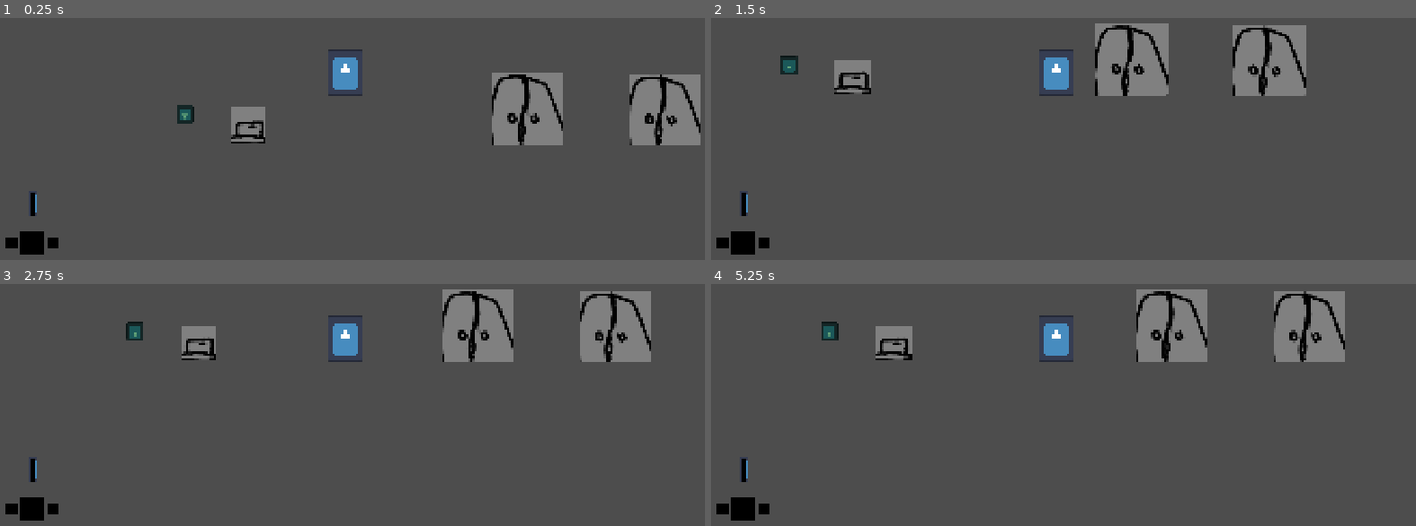
Above: before the commit, frames 1-4 (two rows, left to right).
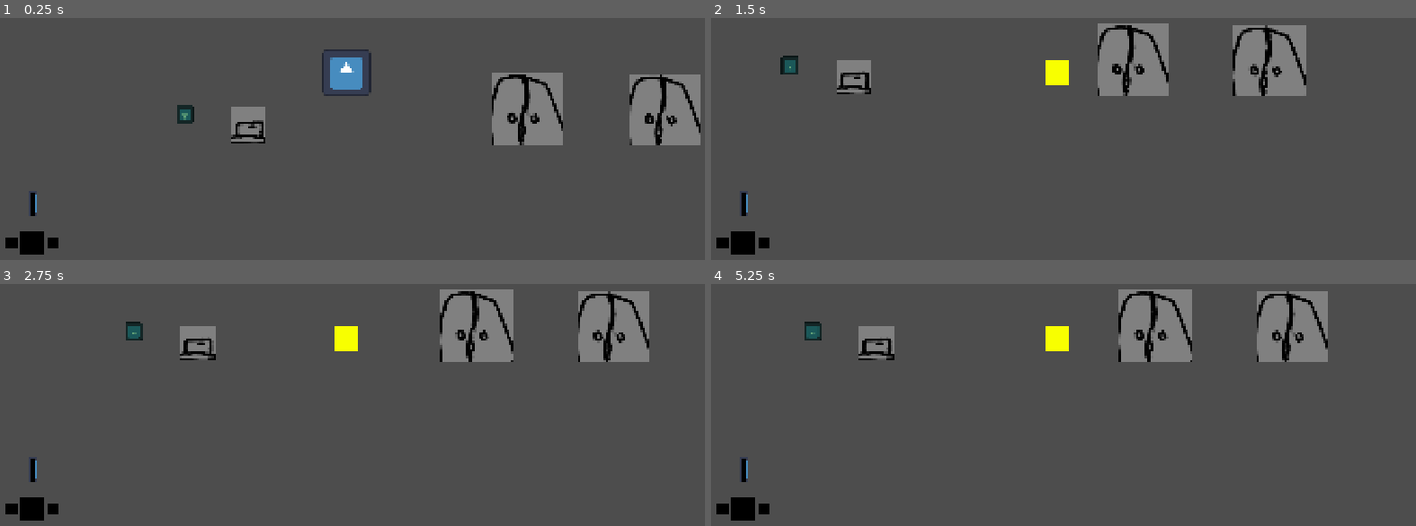
Above: after the commit, the same moments.

Repository: YhagoTomasini/Exlabers_Felpojam_026
Game: Godot game, scene res://Cenas/sala_de_testes.tscn
Two runs of this game, one before a commit and one after it. Both use one fixed random seed, a clock stepped at 60 frames per second and the inputs below. The engine's default icon, where the game draws it, is replaced by a stand-in: a white triangle on a blue panel in a dark square.
Inputs (mouse positions are in pixels of both pictures, inside the frame that each line leads up to):
- Up to frame 1 (0.25 s): no input
- Up to frame 2 (1.5 s): move the mouse to (1211, 51) at 0.52 s; hold Right (ui_right) from 0.53 s (still down); click (1211, 51) at 0.6 s; tap Up (ui_up) at 0.77 s; move the mouse to (915, 93) at 1.27 s; right-click (915, 93) at 1.35 s
- Up to frame 3 (2.75 s): tap Up (ui_up) at 1.52 s; move the mouse to (outside the picture) at 2.02 s; release Right (ui_right) at 2.03 s; hold Left (ui_left) from 2.03 s (still down); click (outside the picture) at 2.1 s
- Up to frame 4 (5.25 s): move the mouse to (1021, 419) at 2.77 s; release Left (ui_left) at 2.78 s; hold Right (ui_right) 2.78-4.28 s; right-click (1021, 419) at 2.85 s; tap Up (ui_up) at 3.02, 3.77, 4.52 s; move the mouse to (1275, 400) at 3.52 s; click (1275, 400) at 3.6 s; move the mouse to (outside the picture) at 4.27 s; hold Left (ui_left) 4.28-5.03 s; right-click (outside the picture) at 4.35 s; move the mouse to (1091, 339) at 5.02 s; hold Right (ui_right) from 5.03 s (still down); click (1091, 339) at 5.1 s

The runs differ from the first frame. In frame 1, 0.3% of the frame differs, in the area x 45-53%, y 12-33%; in frame 2, 1.4%; in frame 3, 1.9%; in frame 4, 6.3%, in the area x 13-90%, y 2-33%.

Commit message:
Efeito de morteV1

Diff:
--- a/felpojams-dos-exlabers/Codigos/personagem_principal.gd
+++ b/felpojams-dos-exlabers/Codigos/personagem_principal.gd
@@ -3,6 +3,9 @@
 
 const SPEED = 300.0
 const MAGENTA_FORCE = -400.0
+
+@onready var anim: AnimatedSprite2D = $anim
+@onready var particulas_morte: CPUParticles2D = $particulas_morte
 
 
 #temos uma booleana para verificação se esta na marca ciano,
@@ -12,7 +15,8 @@
 var noCianoI : int
 var knockback_vector := Vector2.ZERO
 var knockback_power := 20
-
+var direction
+var is_dead : bool = false
 #variaveis do pulo
 const AIR_FRICTION := 0.7
 var is_jumping := false
@@ -65,13 +69,15 @@
 
 	# Get the input direction and handle the movement/deceleration.
 	# As good practice, you should replace UI actions with custom gameplay actions.
-	var direction := Input.get_axis("ui_left", "ui_right")
+	direction = Input.get_axis("ui_left", "ui_right")
 	if direction:
-		velocity.x = direction * SPEED
+		velocity.x = lerp(velocity.x, direction * SPEED, AIR_FRICTION)
+		anim.scale.x = direction
 	else:
 		velocity.x = move_toward(velocity.x, 0, SPEED)
 	if knockback_vector != Vector2.ZERO:
 		velocity = knockback_vector
+	_set_state()
 	move_and_slide()
 
 func _on_area_2d_personagem_area_entered(area: Area2D) -> void:
@@ -95,10 +101,11 @@
 		noCianoB = true
 
 	elif area.name == "Area2DMagenta":
+		velocity.y = MAGENTA_FORCE*1.7
 		#var knockback = Vector2((global_position.x - area.global_position.x) * knockback_power, -200)
 		#empurra(knockback)
 		#Só comentar e descomentar se quiser voltar o knocback
-		velocity.y = MAGENTA_FORCE*1.7
+
 
 func _on_area_2d_personagem_area_shape_exited(area_rid: RID, area: Area2D, area_shape_index: int, local_shape_index: int) -> void:
 	if area != null:
@@ -113,8 +120,20 @@
 		#var knockback_tween := get_tree().create_tween()
 		#knockback_tween.parallel().tween_property(self, "knockback_vector", Vector2.ZERO, duration)
 
+func _set_state():
+	var state = "Idle"
+	if is_jumping:
+		state = "Jump"
+	elif direction != 0:
+		state = "Run"
+	if anim.name != state:
+		anim.play(state)
 
 func player_morreu():
+	anim.visible = false
+	set_physics_process(false)
+	particulas_morte.emitting = true
+	await get_tree().create_timer(1).timeout
 	Globals.refil_de_tinta()
 	get_tree().call_deferred("reload_current_scene")
 
--- a/felpojams-dos-exlabers/Codigos/tiro.gd
+++ b/felpojams-dos-exlabers/Codigos/tiro.gd
@@ -20,4 +20,5 @@
 func _on_player_detector_body_entered(body: Node2D) -> void:
 	if body.is_in_group("Player"):
 		queue_free()
+		print("Ir no tiro e habilitar a morte")
 		#body.player_morreu()
--- a/felpojams-dos-exlabers/Prefabs/personagem_principal.tscn
+++ b/felpojams-dos-exlabers/Prefabs/personagem_principal.tscn
@@ -1,7 +1,71 @@
-[gd_scene load_steps=5 format=3 uid="uid://crihralf2ygsv"]
+[gd_scene load_steps=14 format=3 uid="uid://crihralf2ygsv"]
 
 [ext_resource type="Script" uid="uid://ook85e8o0y3q" path="res://Codigos/personagem_principal.gd" id="1_liew2"]
 [ext_resource type="Texture2D" uid="uid://c131j4cd1l0pp" path="res://icon.svg" id="2_kbw71"]
+[ext_resource type="Texture2D" uid="uid://eogfkidclgro" path="res://Imagens/cianoUI.png" id="3_76unu"]
+[ext_resource type="Texture2D" uid="uid://djmfly7rd8ru6" path="res://Imagens/magentaUI.png" id="4_68mg3"]
+[ext_resource type="Texture2D" uid="uid://c1oysdaaphsq4" path="res://Imagens/amareloUI.png" id="5_2g78t"]
+[ext_resource type="Script" uid="uid://2pkvf7ljxvfb" path="res://Codigos/camera.gd" id="6_68mg3"]
+
+[sub_resource type="AtlasTexture" id="AtlasTexture_5tiqp"]
+atlas = ExtResource("3_76unu")
+region = Rect2(0, 0, 64, 64)
+
+[sub_resource type="AtlasTexture" id="AtlasTexture_76unu"]
+atlas = ExtResource("3_76unu")
+region = Rect2(0, 0, 64, 64)
+
+[sub_resource type="AtlasTexture" id="AtlasTexture_js6sr"]
+atlas = ExtResource("4_68mg3")
+region = Rect2(0, 0, 64, 64)
+
+[sub_resource type="AtlasTexture" id="AtlasTexture_y08vd"]
+atlas = ExtResource("5_2g78t")
+region = Rect2(0, 0, 64, 64)
+
+[sub_resource type="SpriteFrames" id="SpriteFrames_7kss6"]
+animations = [{
+"frames": [{
+"duration": 1.0,
+"texture": ExtResource("2_kbw71")
+}],
+"loop": true,
+"name": &"Idle",
+"speed": 5.0
+}, {
+"frames": [{
+"duration": 1.0,
+"texture": SubResource("AtlasTexture_5tiqp")
+}, {
+"duration": 1.0,
+"texture": SubResource("AtlasTexture_76unu")
+}],
+"loop": true,
+"name": &"Jump",
+"speed": 5.0
+}, {
+"frames": [{
+"duration": 1.0,
+"texture": SubResource("AtlasTexture_js6sr")
+}, {
+"duration": 1.0,
+"texture": ExtResource("4_68mg3")
+}],
+"loop": false,
+"name": &"Morreu",
+"speed": 5.0
+}, {
+"frames": [{
+"duration": 1.0,
+"texture": SubResource("AtlasTexture_y08vd")
+}, {
+"duration": 1.0,
+"texture": ExtResource("5_2g78t")
+}],
+"loop": true,
+"name": &"Run",
+"speed": 5.0
+}]
 
 [sub_resource type="CapsuleShape2D" id="CapsuleShape2D_a2qgk"]
 radius = 48.0
@@ -16,9 +80,11 @@
 collision_mask = 3
 script = ExtResource("1_liew2")
 
-[node name="Sprite2D" type="Sprite2D" parent="."]
-scale = Vector2(0.75, 1)
-texture = ExtResource("2_kbw71")
+[node name="anim" type="AnimatedSprite2D" parent="."]
+position = Vector2(3, 0)
+sprite_frames = SubResource("SpriteFrames_7kss6")
+animation = &"Run"
+autoplay = "Idle"
 
 [node name="CollisionShape2D" type="CollisionShape2D" parent="."]
 shape = SubResource("CapsuleShape2D_a2qgk")
@@ -35,7 +101,24 @@
 one_shot = true
 
 [node name="camera" type="Camera2D" parent="."]
+unique_name_in_owner = true
+script = ExtResource("6_68mg3")
 
+[node name="particulas_morte" type="CPUParticles2D" parent="."]
+emitting = false
+amount = 1
+texture = ExtResource("4_68mg3")
+lifetime = 1.5
+one_shot = true
+explosiveness = 1.0
+direction = Vector2(0, -1)
+spread = 10.0
+initial_velocity_min = 437.5
+initial_velocity_max = 543.81
+angular_velocity_min = 417.05
+angular_velocity_max = 645.0
+
+[connection signal="animation_finished" from="anim" to="." method="_on_anim_animation_finished"]
 [connection signal="area_entered" from="Area2DPersonagem" to="." method="_on_area_2d_personagem_area_entered"]
 [connection signal="area_shape_exited" from="Area2DPersonagem" to="." method="_on_area_2d_personagem_area_shape_exited"]
 [connection signal="timeout" from="coyote_timer" to="." method="_on_coyote_timer_timeout"]
